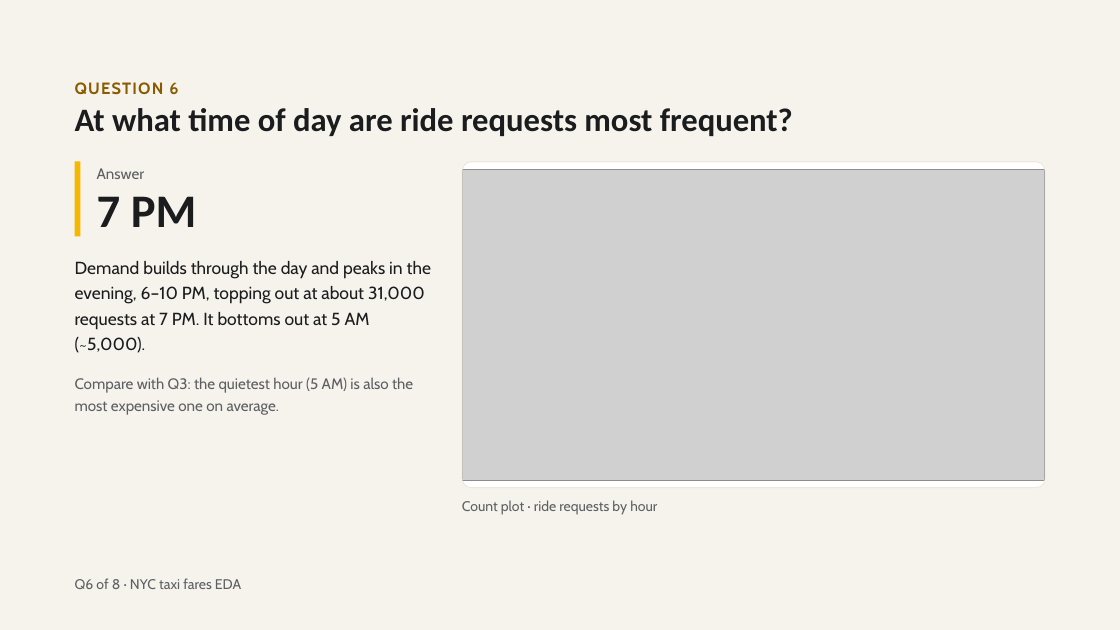
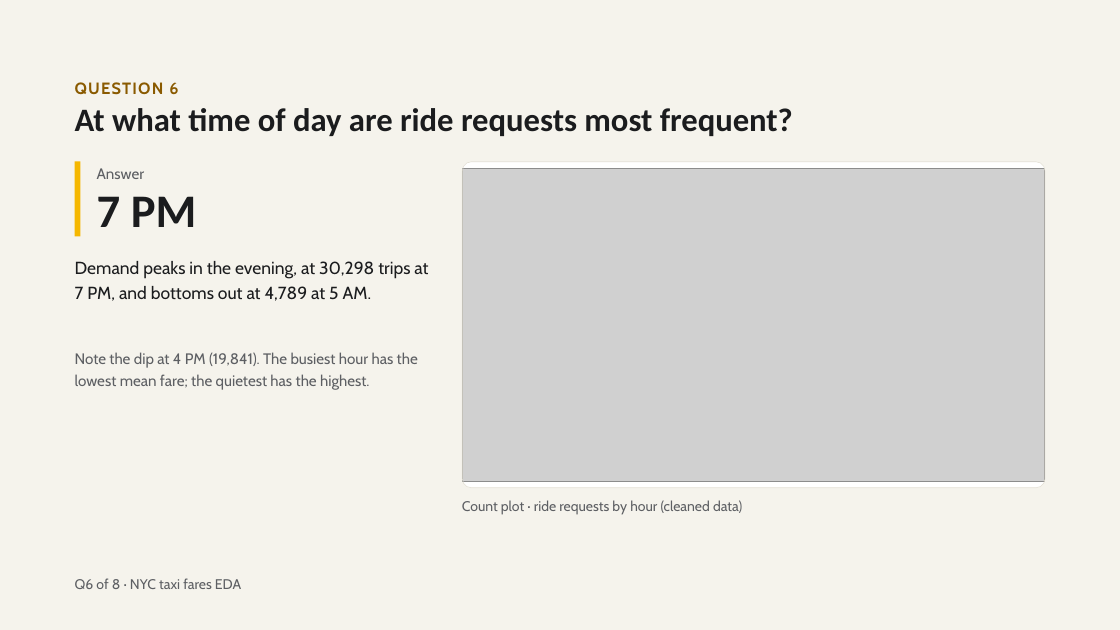
Before and after one commit to Youssef57-T/Cellula-Internship-MlEngineer, a slide deck: slide 11 of NYC Taxi Fares — 8 Questions.pptx (slide 10 before the commit). Drawn at 1120x630 pixels with LibreOffice and Linux fonts; fonts in the diff are those of the drawing; grey boxes stand for pictures. Boxes give left, top, right and bottom in pixels: in the first picture for what was removed or moved away, otherwise in the second. Text is boxed around its words. In the diff, an @@ line names an element or a change of style, - is before the commit and + after.

```diff
--- a/NYC Taxi Fares — 8 Questions.pptx
+++ b/NYC Taxi Fares — 8 Questions.pptx
@@ text at [75, 261, 428, 301]: text changed @@
-Demand builds through the day and peaks in the evening, 6–10 PM, topping out at about 31,000 requests at 7 PM. It bottoms out at 5 AM (~5,000).
+Demand peaks in the evening, at 30,298 trips at 7 PM, and bottoms out at 4,789 at 5 AM.
@@ text at [75, 352, 418, 389]: text changed @@
-Compare with Q3: the quietest hour (5 AM) is also the most expensive one on average.
+Note the dip at 4 PM (19,841). The busiest hour has the lowest mean fare; the quietest has the highest.
@@ text at [462, 500, 742, 515]: text changed @@
-Count plot · ride requests by hour
+Count plot · ride requests by hour (cleaned data)
```
Also in this commit, not shown: 9 other slides changed, 2 slides added, 1 slide removed.
